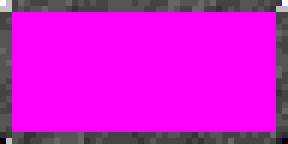
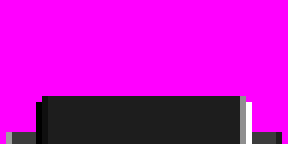
The second 288x144 image is a revision of the first. Changes to its layers:
hid "ConnL", painted on it over [0, 0, 48, 144]
hid "ConnR", painted on it over [240, 0, 288, 144]
hid "ConnT", painted on it over [0, 0, 288, 48]
painted on "ConnB" over [0, 96, 288, 144]
